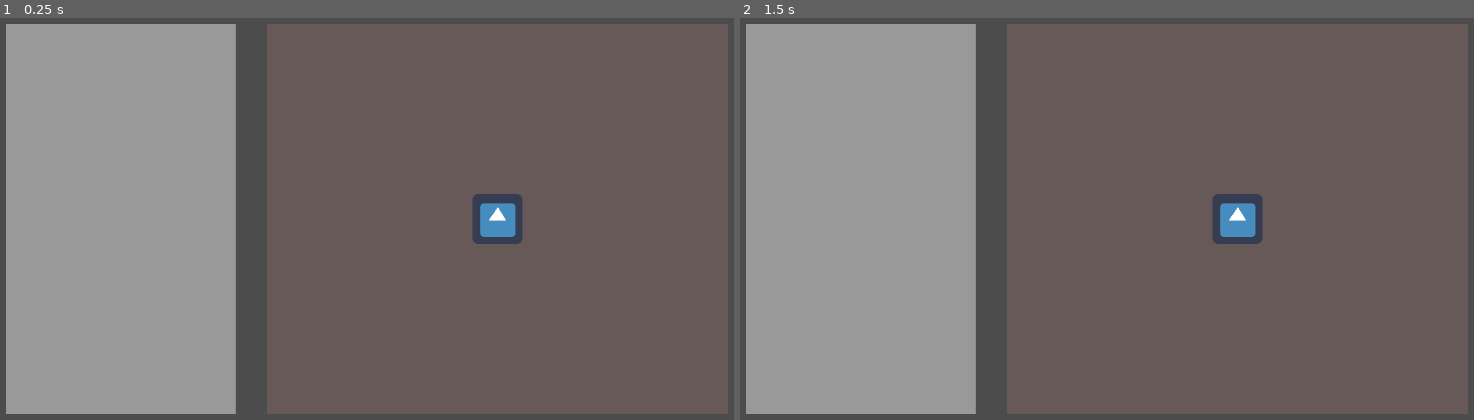
Above: before the commit, frames 1-2 (left to right).
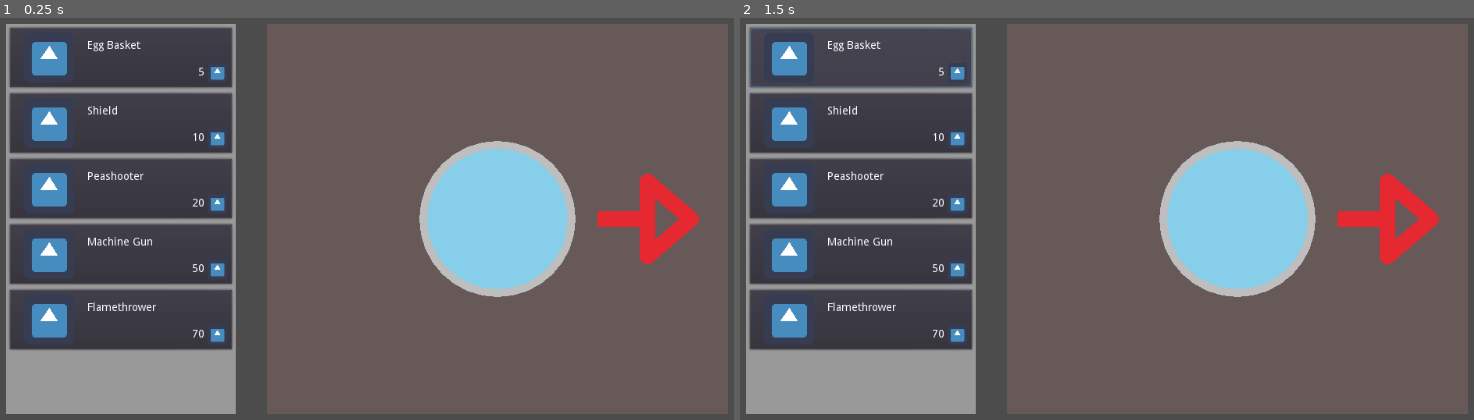
Above: after the commit, the same moments.

Repository: CiaranWoodward/LD46
Game: Godot game, scene res://Menu/DesignMenu.tscn
The game is run twice, just before and just after one commit, with the same random seed, the same clock (stepped at 60 frames per second) and the same inputs. This scene is started directly instead of the project's main scene. The engine's default icon, where the game draws it, is replaced by a stand-in: a white triangle on a blue panel in a dark square.
Inputs (mouse positions are in pixels of both pictures, inside the frame that each line leads up to):
- Up to frame 1 (0.25 s): no input
- Up to frame 2 (1.5 s): click (857, 58) at 0.52 s; tap Enter at 1.25 s; hold Right (player_right) from 1.28 s (still down)

The runs differ from the first frame. In frame 1, 31% of the frame differs, in the area x 1-96%, y 2-83%; in frame 2, 31%.

Commit message:
More work on build menu

Diff:
--- /dev/null
+++ b/Menu/BuildPanelCenter.gd
@@ -0,0 +1,19 @@
+extends Node2D
+
+export var radius : float = 100
+export var thickness : float = 10
+export var linecolor : Color = Color.gray
+export var fillcolor : Color = Color.skyblue
+
+# Declare member variables here. Examples:
+# var a = 2
+# var b = "text"
+
+
+# Called when the node enters the scene tree for the first time.
+func _ready():
+	pass # Replace with function body.
+
+func _draw():
+	draw_circle(Vector2.ZERO, radius, linecolor)
+	draw_circle(Vector2.ZERO, radius - thickness, fillcolor)
--- a/Menu/DesignMenu.tscn
+++ b/Menu/DesignMenu.tscn
@@ -1,7 +1,8 @@
-[gd_scene load_steps=5 format=2]
+[gd_scene load_steps=6 format=2]
 
-[ext_resource path="res://icon.png" type="Texture" id=1]
+[ext_resource path="res://Menu/BuildPanelCenter.gd" type="Script" id=1]
 [ext_resource path="res://Menu/BuildPanel.gd" type="Script" id=2]
+[ext_resource path="res://Menu/ItemButton.tscn" type="PackedScene" id=3]
 
 [sub_resource type="StyleBoxFlat" id=2]
 
@@ -41,7 +42,50 @@
 margin_bottom = 500.0
 size_flags_horizontal = 3
 size_flags_vertical = 3
-custom_constants/separation = 10
+custom_constants/separation = -2
+
+[node name="Basket" parent="HBoxContainer/ScrollContainer/VBoxContainer" instance=ExtResource( 3 )]
+anchor_right = 0.0
+anchor_bottom = 0.0
+margin_right = 294.0
+margin_bottom = 86.0
+description = "Egg Basket"
+cost = 5
+
+[node name="Shield" parent="HBoxContainer/ScrollContainer/VBoxContainer" instance=ExtResource( 3 )]
+anchor_right = 0.0
+anchor_bottom = 0.0
+margin_top = 84.0
+margin_right = 294.0
+margin_bottom = 170.0
+description = "Shield"
+cost = 10
+
+[node name="Peashooter" parent="HBoxContainer/ScrollContainer/VBoxContainer" instance=ExtResource( 3 )]
+anchor_right = 0.0
+anchor_bottom = 0.0
+margin_top = 168.0
+margin_right = 294.0
+margin_bottom = 254.0
+description = "Peashooter"
+cost = 20
+
+[node name="Machine" parent="HBoxContainer/ScrollContainer/VBoxContainer" instance=ExtResource( 3 )]
+anchor_right = 0.0
+anchor_bottom = 0.0
+margin_top = 252.0
+margin_right = 294.0
+margin_bottom = 338.0
+description = "Machine Gun"
+cost = 50
+
+[node name="Flamethrow" parent="HBoxContainer/ScrollContainer/VBoxContainer" instance=ExtResource( 3 )]
+anchor_right = 0.0
+anchor_bottom = 0.0
+margin_top = 336.0
+margin_right = 294.0
+margin_bottom = 422.0
+cost = 70
 
 [node name="BuildPanel" type="PanelContainer" parent="HBoxContainer"]
 margin_left = 334.0
@@ -54,10 +98,13 @@
 script = ExtResource( 2 )
 
 [node name="BuildPanelCenter" type="Node2D" parent="HBoxContainer/BuildPanel"]
-position = Vector2( 104, 78 )
+position = Vector2( 280, 270 )
+script = ExtResource( 1 )
 
-[node name="Sprite" type="Sprite" parent="HBoxContainer/BuildPanel/BuildPanelCenter"]
-texture = ExtResource( 1 )
-
-[node name="Polygon2D" type="Polygon2D" parent="HBoxContainer/BuildPanel/BuildPanelCenter"]
+[node name="Line2D" type="Line2D" parent="HBoxContainer/BuildPanel/BuildPanelCenter"]
+position = Vector2( -40, 16 )
+points = PoolVector2Array( 168, -16, 232, -16, 232, -64, 288, -16, 232, 32, 232, -16 )
+width = 20.0
+default_color = Color( 0.901961, 0.156863, 0.188235, 1 )
+joint_mode = 2
 [connection signal="resized" from="HBoxContainer/BuildPanel" to="HBoxContainer/BuildPanel" method="_on_BuildPanel_resized"]
--- /dev/null
+++ b/Menu/ItemButton.gd
@@ -0,0 +1,21 @@
+extends MarginContainer
+
+export var description : String = "Flamethrower"
+export var cost : int = 100
+export var texture : Texture = null
+
+onready var nameLabel = get_node("PanelContainer/MarginContainer/HBoxContainer/VBoxContainer/NameLabel")
+onready var costLabel = get_node("PanelContainer/MarginContainer/HBoxContainer/VBoxContainer/HBoxContainer/CostLabel")
+onready var itemImage = get_node("PanelContainer/MarginContainer/HBoxContainer/CenterContainer/ItemImage")
+
+# Called when the node enters the scene tree for the first time.
+func _ready():
+	nameLabel.text = description
+	costLabel.text = str(cost)
+	if is_instance_valid(texture):
+		itemImage.texture = texture
+
+
+# Called every frame. 'delta' is the elapsed time since the previous frame.
+#func _process(delta):
+#	pass
--- /dev/null
+++ b/Menu/ItemButton.tscn
@@ -0,0 +1,128 @@
+[gd_scene load_steps=4 format=2]
+
+[ext_resource path="res://icon.png" type="Texture" id=1]
+[ext_resource path="res://Menu/ItemButton.gd" type="Script" id=2]
+
+[sub_resource type="StyleBoxFlat" id=1]
+bg_color = Color( 0.184314, 0.184314, 0.184314, 1 )
+
+[node name="Control" type="MarginContainer"]
+anchor_right = 1.0
+anchor_bottom = 1.0
+size_flags_horizontal = 3
+custom_constants/margin_right = 5
+custom_constants/margin_top = 5
+custom_constants/margin_left = 5
+custom_constants/margin_bottom = 5
+script = ExtResource( 2 )
+__meta__ = {
+"_edit_use_anchors_": false
+}
+
+[node name="PanelContainer" type="PanelContainer" parent="."]
+margin_left = 5.0
+margin_top = 5.0
+margin_right = 1019.0
+margin_bottom = 595.0
+size_flags_horizontal = 3
+size_flags_vertical = 3
+custom_styles/panel = SubResource( 1 )
+
+[node name="Button" type="Button" parent="PanelContainer"]
+margin_right = 1014.0
+margin_bottom = 590.0
+size_flags_horizontal = 3
+size_flags_vertical = 3
+
+[node name="MarginContainer" type="MarginContainer" parent="PanelContainer"]
+margin_right = 1014.0
+margin_bottom = 590.0
+mouse_filter = 2
+size_flags_horizontal = 3
+size_flags_vertical = 3
+custom_constants/margin_right = 6
+custom_constants/margin_top = 6
+custom_constants/margin_left = 6
+custom_constants/margin_bottom = 6
+
+[node name="HBoxContainer" type="HBoxContainer" parent="PanelContainer/MarginContainer"]
+margin_left = 6.0
+margin_top = 6.0
+margin_right = 1008.0
+margin_bottom = 584.0
+mouse_filter = 2
+__meta__ = {
+"_edit_use_anchors_": false
+}
+
+[node name="CenterContainer" type="CenterContainer" parent="PanelContainer/MarginContainer/HBoxContainer"]
+margin_right = 332.0
+margin_bottom = 578.0
+mouse_filter = 2
+size_flags_horizontal = 3
+size_flags_vertical = 3
+
+[node name="ItemImage" type="TextureRect" parent="PanelContainer/MarginContainer/HBoxContainer/CenterContainer"]
+margin_left = 134.0
+margin_top = 257.0
+margin_right = 198.0
+margin_bottom = 321.0
+mouse_filter = 2
+size_flags_horizontal = 3
+size_flags_vertical = 3
+texture = ExtResource( 1 )
+stretch_mode = 5
+__meta__ = {
+"_edit_use_anchors_": false
+}
+
+[node name="VBoxContainer" type="VBoxContainer" parent="PanelContainer/MarginContainer/HBoxContainer"]
+margin_left = 336.0
+margin_right = 1002.0
+margin_bottom = 578.0
+mouse_filter = 2
+size_flags_horizontal = 3
+size_flags_vertical = 3
+size_flags_stretch_ratio = 2.0
+
+[node name="NameLabel" type="Label" parent="PanelContainer/MarginContainer/HBoxContainer/VBoxContainer"]
+margin_right = 666.0
+margin_bottom = 382.0
+size_flags_horizontal = 3
+size_flags_vertical = 3
+size_flags_stretch_ratio = 2.0
+text = "Flamethrower"
+valign = 1
+autowrap = true
+
+[node name="HBoxContainer" type="HBoxContainer" parent="PanelContainer/MarginContainer/HBoxContainer/VBoxContainer"]
+margin_top = 386.0
+margin_right = 666.0
+margin_bottom = 578.0
+mouse_filter = 2
+size_flags_horizontal = 3
+size_flags_vertical = 3
+
+[node name="CostLabel" type="Label" parent="PanelContainer/MarginContainer/HBoxContainer/VBoxContainer/HBoxContainer"]
+margin_right = 637.0
+margin_bottom = 192.0
+size_flags_horizontal = 3
+size_flags_vertical = 3
+text = "100"
+align = 2
+valign = 1
+
+[node name="CenterContainer" type="CenterContainer" parent="PanelContainer/MarginContainer/HBoxContainer/VBoxContainer/HBoxContainer"]
+margin_left = 641.0
+margin_right = 666.0
+margin_bottom = 192.0
+mouse_filter = 2
+
+[node name="TextureRect" type="TextureRect" parent="PanelContainer/MarginContainer/HBoxContainer/VBoxContainer/HBoxContainer/CenterContainer"]
+margin_top = 83.0
+margin_right = 25.0
+margin_bottom = 108.0
+rect_min_size = Vector2( 25, 25 )
+mouse_filter = 2
+texture = ExtResource( 1 )
+expand = true
--- a/project.godot
+++ b/project.godot
@@ -62,6 +62,9 @@
 [rendering]
 
 quality/driver/driver_name="GLES2"
+quality/intended_usage/framebuffer_allocation=0
+quality/intended_usage/framebuffer_allocation.mobile=0
 vram_compression/import_etc=true
 vram_compression/import_etc2=false
+quality/filters/msaa=3
 environment/default_environment="res://default_env.tres"
